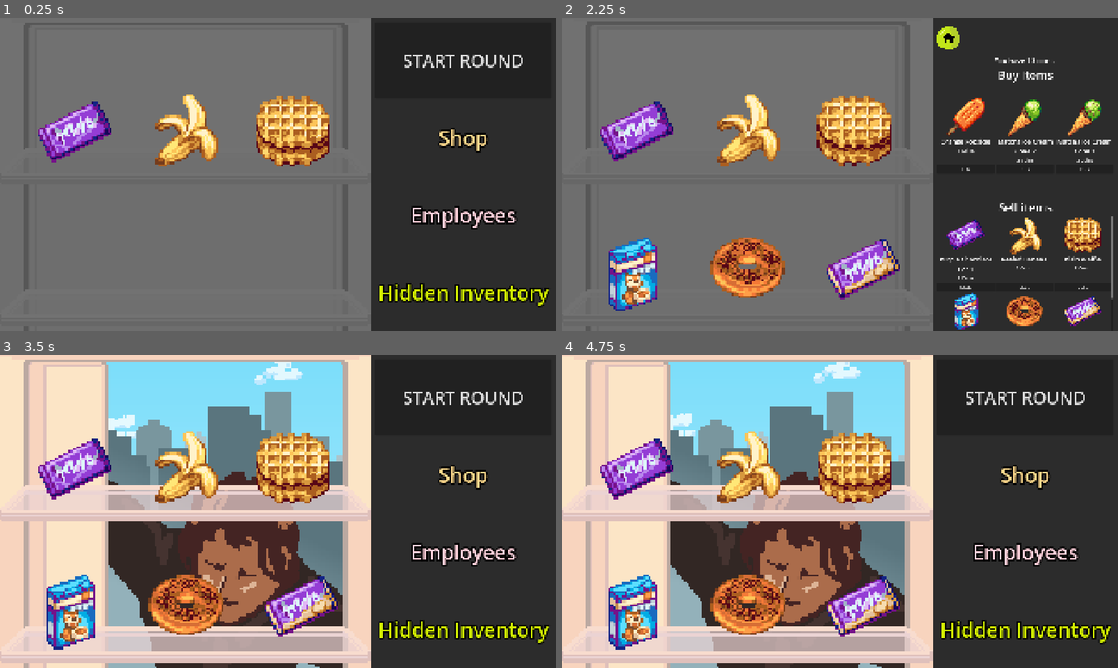
Above: before the commit, frames 1-4 (two rows, left to right).
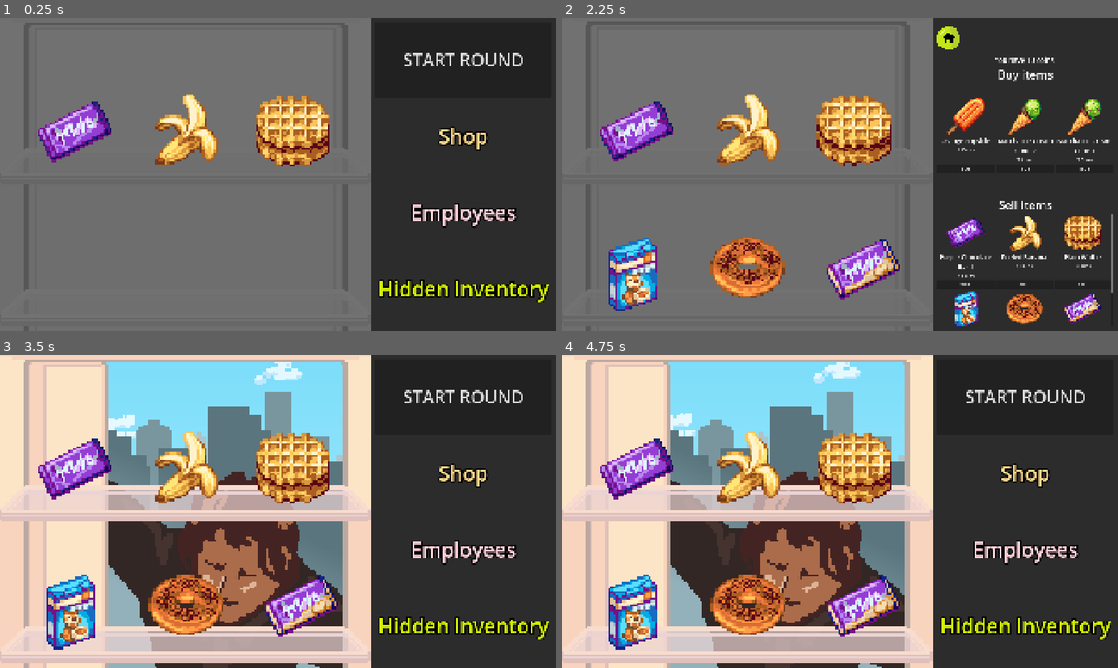
Above: after the commit, the same moments.

Repository: terebigeemu/usydjam
Game: Godot game, scene res://scenes/fridge.tscn
The game is run twice, just before and just after one commit, with the same random seed, the same clock (stepped at 60 frames per second) and the same inputs.
Inputs (mouse positions are in pixels of both pictures, inside the frame that each line leads up to; where the layout moved, square brackets give the same spot in the first picture):
- Up to frame 1 (0.25 s): no input
- Up to frame 2 (2.25 s): click "START ROUND" at 0.5 s; click "START ROUND" at 1.25 s; click "Shop" at 2 s
- Up to frame 3 (3.5 s): click (389, 373) [389, 376] at 2.75 s
- Up to frame 4 (4.75 s): click "Employees" at 3.5 s; click (951, 376) [951, 380] at 4.25 s

The runs differ from the first frame. In frame 1, 2.4% of the frame differs, in the area x 68-99%, y 11-93%; in frame 2, 3.8%, in the area x 68-100%, y 5-100%; in frame 3, 2.4%; in frame 4, 2.4%.

Commit message:
in the middle of attrb parser

Diff:
--- a/scenes/UI.tscn
+++ b/scenes/UI.tscn
@@ -32,7 +32,7 @@
 theme_override_constants/margin_left = 15
 theme_override_constants/margin_top = 15
 theme_override_constants/margin_right = 15
-theme_override_constants/margin_bottom = 0
+theme_override_constants/margin_bottom = 15
 
 [node name="MainMenu" type="VBoxContainer" parent="PanelContainer/MarginContainer" unique_id=176046976]
 visible = false
--- a/scripts/globals.gd
+++ b/scripts/globals.gd
@@ -35,3 +35,28 @@
 signal action_sale_in_inventory(id, cost, combined_inventory_index)
 signal remove_item_from_shop(store_array_index)
 signal refresh_sell_shop
+
+# grab attributes from foods and spit them out as separate values
+
+const ITEMS_FOLDER = "res://items/"
+
+func food_attribute_parser(id: int) -> Array:
+	var filepath: String = ITEMS_FOLDER + str(id) + ".tres"
+	print("accessing " + filepath)
+	var clean_name = filepath.replace(".remap", "")
+	var item = load(ITEMS_FOLDER + clean_name) as ItemData
+
+	var unparsed_attrb = item.attrb
+
+	# remove whitespace
+	unparsed_attrb = unparsed_attrb.replace(" ","")
+
+	# split amongst commas
+	unparsed_attrb = unparsed_attrb.split(",")
+
+	var attrb_array: Array
+
+	attrb_array = unparsed_attrb.resize(4)
+
+	print(attrb_array)
+	return attrb_array
